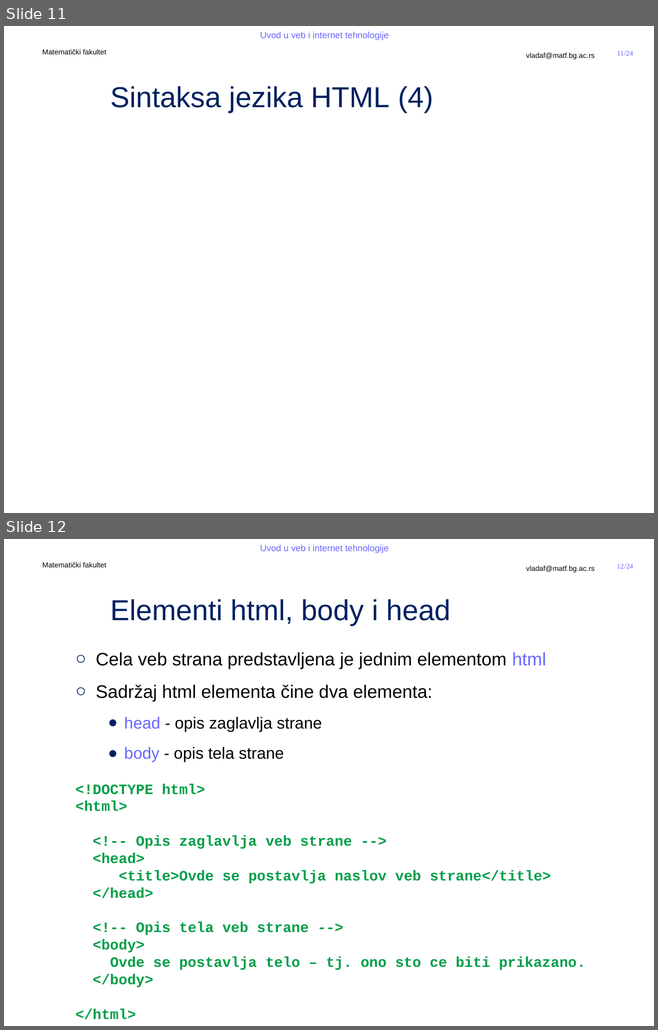
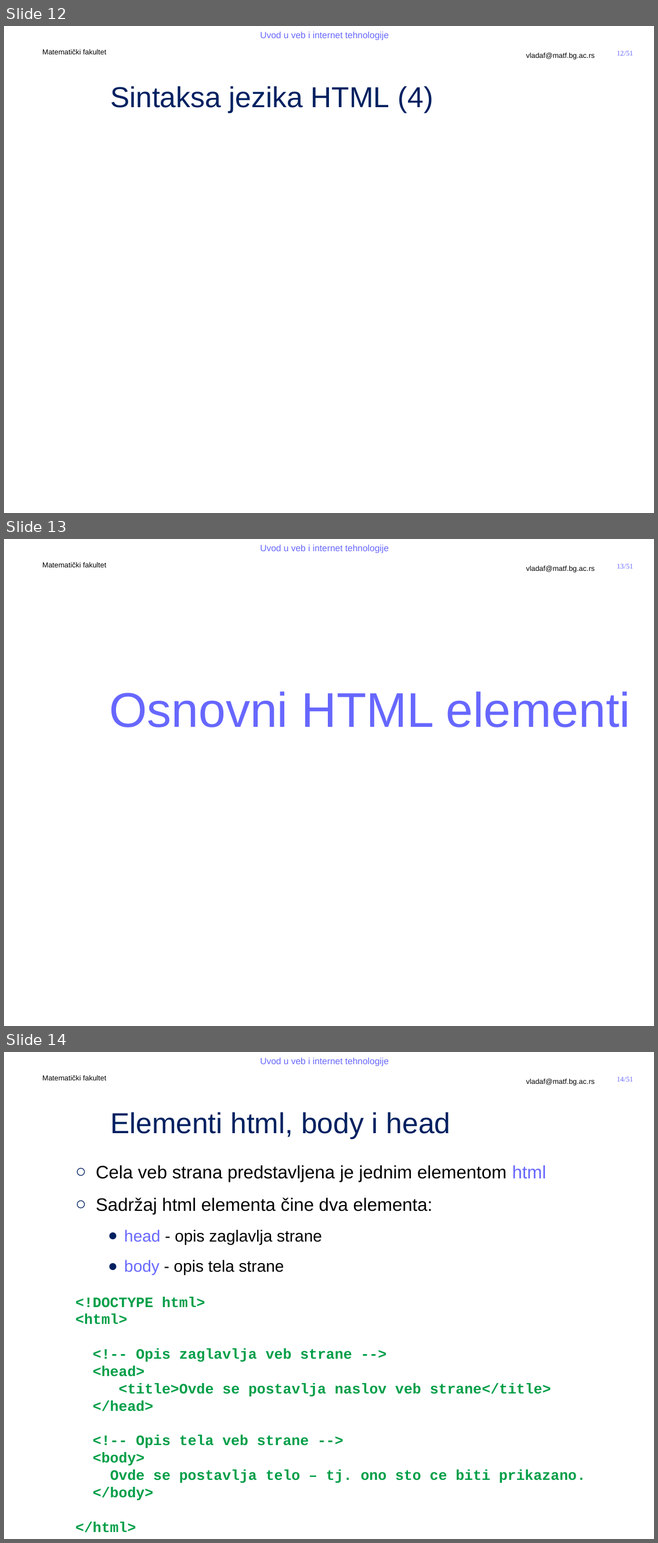
Before and after one commit to MatfUVIT/info, a slide deck: predavanja/prezentacije/UVIT03-01-HTML 5.pptx. Shown one above the other, each under a label of ours: slides 11 and 12 before the commit, slides 12, 13 and 14 after it. The pictures are 658x1030 and 658x1543 pixels, drawn with LibreOffice and Linux fonts; fonts in the diff are those of the drawing; grey boxes stand for pictures; background and template pictures are left out. Boxes give left, top, right and bottom in pixels: in the first picture for what was removed or moved away, otherwise in the second. Text is boxed around its words. In the diff, an @@ line names an element or a change of style, - is before the commit and + after.

```diff
--- a/predavanja/prezentacije/UVIT03-01-HTML 5.pptx
+++ b/predavanja/prezentacije/UVIT03-01-HTML 5.pptx
@@ slide 13 added at (4,539,654,1026), background #FFFFFF; not listed: 5 template elements that a slide beside it also shows @@
@@ title added at (110,692,630,727), 54 pt, text #6767FF @@
+Osnovni HTML elementi
@@ what was slide 11 is now slide 12 @@
@@ page number at (616,51,633,56): text changed @@
-11/24
+12/51
@@ what was slide 12 is now slide 14 @@
@@ page number at (616,1077,633,1082): text changed @@
-12/24
+14/51
```
Also in this commit, not shown: 1 slide changed, 27 other slides added, 1 slide removed, 3 other files.
